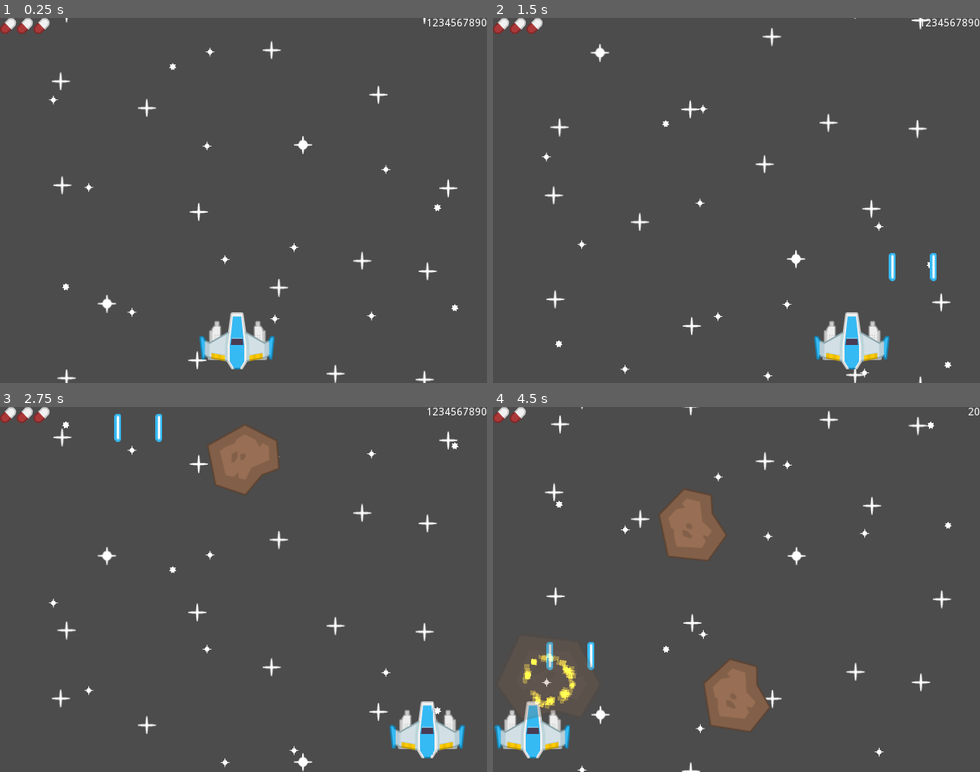
Above: before the commit, frames 1-4 (two rows, left to right).
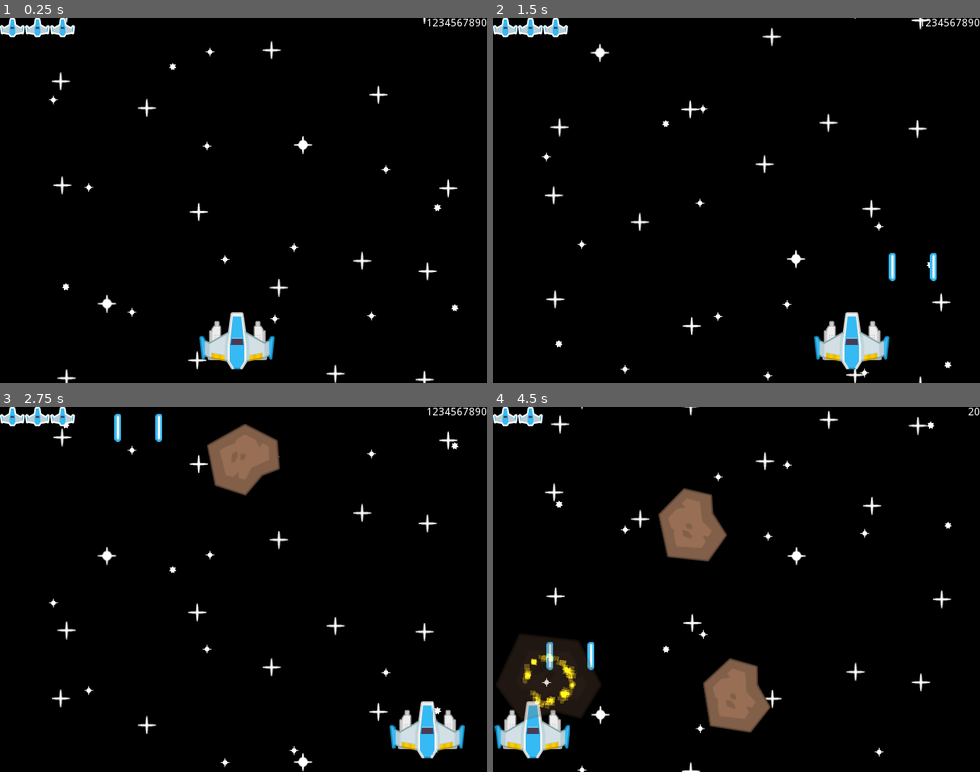
Above: after the commit, the same moments.

Repository: VitorRodrigues/SpaceRescue-Godot
Game: Godot game, scene res://Level1.tscn
Two runs of this game, one before a commit and one after it. Both use one fixed random seed, a clock stepped at 60 frames per second and the inputs below.
Inputs:
- Up to frame 1 (0.25 s): no input
- Up to frame 2 (1.5 s): hold Right (ui_right) 0.53-1.28 s; tap Space (fire) at 0.6, 1.35 s; hold Left (ui_left) from 1.28 s (still down)
- Up to frame 3 (2.75 s): release Left (ui_left) at 2.03 s; hold Right (ui_right) from 2.03 s (still down); tap Space (fire) at 2.1 s
- Up to frame 4 (4.5 s): tap Space (fire) at 2.85, 3.6, 4.35 s; release Right (ui_right) at 3.53 s; hold Left (ui_left) from 3.53 s (still down)

The runs differ from the first frame. In frame 1, 98% of the frame differs, in the area x 0-100%, y 0-100%; in frame 2, 98%; in frame 3, 96%; in frame 4, 94%.

Commit message:
Add HUD assets and change lifes counter texture

Diff:
--- a/Level1.tscn
+++ b/Level1.tscn
@@ -5,7 +5,7 @@
 [ext_resource path="res://Assets/Background/star3.png" type="Texture" id=3]
 [ext_resource path="res://Prefabs/Ship.tscn" type="PackedScene" id=4]
 [ext_resource path="res://Prefabs/MeteorSpawner.tscn" type="PackedScene" id=5]
-[ext_resource path="res://Assets/Powerups/pill_red.png" type="Texture" id=6]
+[ext_resource path="res://Assets/HUD/playerLife1_blue.png" type="Texture" id=6]
 
 [sub_resource type="GDScript" id=1]
 resource_name = "Camera"
--- a/project.godot
+++ b/project.godot
@@ -92,4 +92,5 @@
 
 [rendering]
 
+environment/default_clear_color=Color( 0, 0, 0, 1 )
 environment/default_environment="res://default_env.tres"
Binary file added: Assets/HUD/buttonBlue.png
Not shown, added: Assets/HUD/buttonBlue.png.import
Binary file added: Assets/HUD/buttonGreen.png
Not shown, added: Assets/HUD/buttonGreen.png.import
Binary file added: Assets/HUD/buttonRed.png
Not shown, added: Assets/HUD/buttonRed.png.import
Binary file added: Assets/HUD/buttonYellow.png
Not shown, added: Assets/HUD/buttonYellow.png.import
Binary file added: Assets/HUD/cursor.png
Not shown, added: Assets/HUD/cursor.png.import
Binary file added: Assets/HUD/numeral0.png
Not shown, added: Assets/HUD/numeral0.png.import
(and 44 more such lines)
